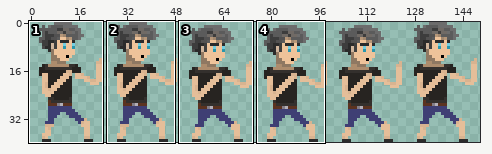
Edited in one commit: sprite sheet (img/Player1-sheet.png). Above, an overview of the earlier version with the close-up marked.
Close-up. Before:
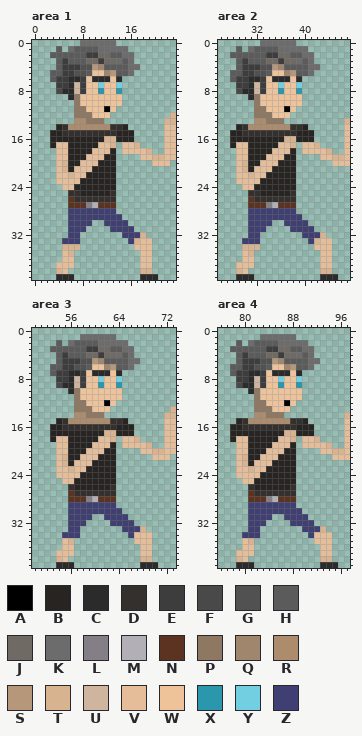
The file is 150x40 pixels. Colours within 5 levels of each other are drawn and written as one. Shown: area 1: x 0..23, y 0..39; area 2: x 26..47, y 0..39; area 3: x 50..73, y 0..39; area 4: x 76..97, y 0..39. The commit also changed other parts of the picture, which this record leaves out.
Palette (. is transparent): A #000000  B #272421  C #2b2b2b  D #34302d  E #3d3d3d  F #494949  G #525151  H #5b5b5b  J #706a65  K #6c6c6c  L #847e87  M #b3afb6  N #5b3320  P #8f7862  Q #a0866d  R #ad8c6d  S #b69779  T #d8b390  U #cfb59d  V #e5be99  W #eec39a  X #2a97ad  Y #72cee1  Z #3f3f74
And afterwards:
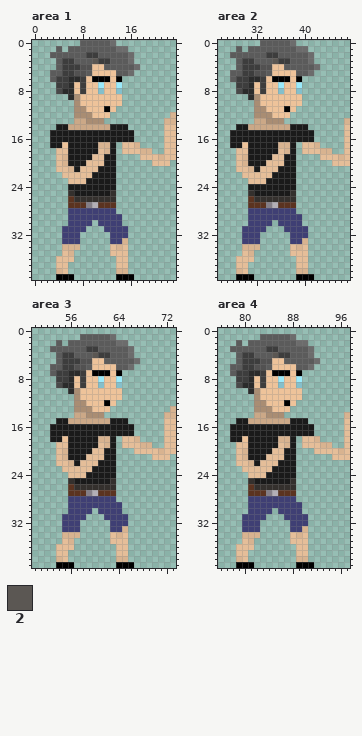
Colours new in this view: 2 #5b5753
The exact change:
colour B: #272421 -> #1a1a1a
colour P: #8f7862 -> #a98d73
colour R: #ad8c6d -> #cba887
colour X: #2a97ad -> #84bfcb
colour Y: #72cee1 -> #9aeafb
Changed rows in their new state; - is a pixel that keeps its letter.
Area 1:
first column x 6:
 0 --HHHHH----
 1 H----HHH---
 2 -----HH--H-
 3 E--H2-EHH--
 4 ----WW----H
 5 ------WW---
 6 ----AAA-A--
 7 -W---------
 8 -W---------
first column x 4:
14 -B-------BB------
15 -BBBBBBBBB-------
16 --------BB-------
17 BW-----TTB-------
18 ------B-T-----T--
19 -T---B----------V
20 ----B--V---------
21 -VTB--V----------
22 .-V--V-----------
23 ..--V------------
24 -.B--------------
25 ---B-------------
first column x 4:
30 -------Z---.-----
31 -Z------Z---.----
32 -Z-------ZZ-...--
33 ---------ZZT....-
34 ---------VTV-...-
35 ---------VVV--..-
36 V---------VV--..-
37 --.-------VV--..-
38 ----------TT--..-
39 AAA-------AAA-...
Area 2:
first column x 31:
 0 --HHHHH----
 1 H----HHH---
 2 -----HH--H-
 3 E--H2-EHH--
 4 ----WW----H
 5 ------WW---
 6 ----AAA-A--
 7 -W---------
 8 -W---------
first column x 29:
14 -B-------BB------
15 -BBBBBBBBB-------
16 --------BB-------
17 BW-----TTB-------
18 ------B-T-----T--
19 -T---B----------V
20 ----B--V---------
21 -VTB--V----------
22 .-V--V-----------
23 ..--V------------
24 -.B--------------
25 ---B-------------
first column x 29:
30 -------Z---.-----
31 -Z------Z---.----
32 -Z-------ZZ-...--
33 ---------ZZT....-
34 ---------VTV-...-
35 ---------VVV--..-
36 V---------VV--..-
37 --.-------VV--..-
38 ----------TT--..-
39 AAA-------AAA-...
Area 3:
first column x 56:
 1 --HHHHH----
 2 H----HHH---
 3 -----HH--H-
 4 E--H2-EHH--
 5 ----WW----H
 6 ------WW---
 7 ----AAA-A--
 8 -W---------
 9 -W---------
first column x 54:
15 -B-------BB------
16 -BBBBBBBBB-------
17 --------BB-------
18 BW-----TTB-------
19 ------B-T-----T--
20 -T---B-------V--V
21 ----B--V---------
22 -VTB--V----------
23 .-V--V-----------
24 ..--V------------
25 -.D------D-------
26 --NDDDDDD--------
27 ---NNLMNNN-------
28 --ZZZZZZZZ-------
29 ----------Z------
30 ------.----------
31 -Z---.-----------
32 -Z--.-------.----
33 -Z-------ZZT...--
34 -TTT-----VTV....-
35 ---------VVV-...-
36 V---------VV--..-
37 --.-------VV--..-
38 ----------TT--..-
39 AAA-------AAA-...
Area 4:
first column x 81:
 1 --HHHHH----
 2 H----HHH---
 3 -----HH--H-
 4 E--H2-EHH--
 5 ----WW----H
 6 ------WW---
 7 ----AAA-A--
 8 -W---------
 9 -W---------
first column x 79:
15 -B-------BB------
16 -BBBBBBBBB-------
17 --------BB-------
18 BW-----TTB-------
19 ------B-T-----T--
20 -T---B-------V--V
21 ----B--V---------
22 -VTB--V----------
23 .-V--V-----------
24 ..--V------------
25 -.D------D-------
26 --NDDDDDD--------
27 ---NNLMNNN-------
28 --ZZZZZZZZ-------
29 ----------Z------
30 ------.----------
31 -Z---.-----------
32 -Z--.-------.----
33 -Z-------ZZT...--
34 -TTT-----VTV....-
35 ---------VVV-...-
36 V---------VV--..-
37 --.-------VV--..-
38 ----------TT--..-
39 AAA-------AAA-...
